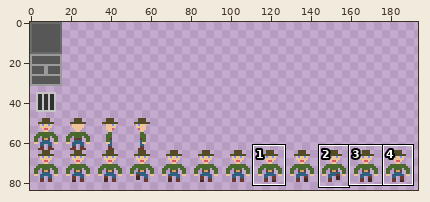
One commit to this pixel-art file: assets/images/tiles.aseprite. The picture above shows the old version from afar; the outline marks the close-up.
Close-up. Before the edit:
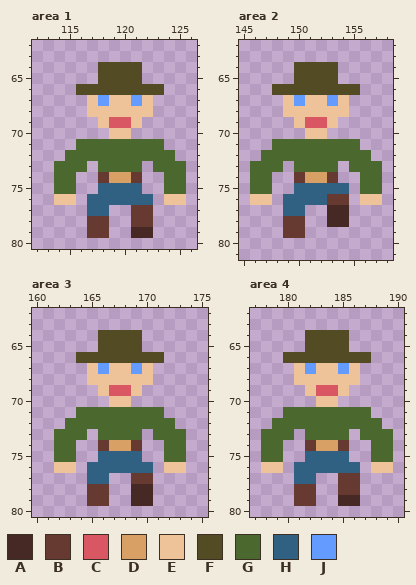
512x512 pixels, 1 frame. Shown: area 1: x 112..126, y 62..80; area 2: x 145..158, y 62..81; area 3: x 160..175, y 62..80; area 4: x 177..190, y 62..80. The wide view leaves out empty margins. The commit also changed other parts of the picture, which this record leaves out.
Palette (. is transparent): A #462924  B #663931  C #d95763  D #d9a066  E #eec39a  F #524b24  G #4b692f  H #306082  J #639bff
Pixels before, area 1, first column x 114:
64 ....FFFF....
65 ....FFFF....
66 ..FFFFFFFF..
67 ...EJEEJE...
68 ...EEEEEE...
69 ....ECCE....
70 .....EE.....
71 ..GGGGGGGG..
72 .GGGGGGGGGG.
73 GGG.GGGG.GGG
74 GG..BDDB..GG
75 GG..HHHH..GG
76 EE.HHHHHH.EE
77 ...HH..BB...
78 ...BB..BB...
79 ...BB..AA...
Pixels before, area 2, first column x 146:
64 ....FFFF....
65 ....FFFF....
66 ..FFFFFFFF..
67 ...EJEEJE...
68 ...EEEEEE...
69 ....ECCE....
70 .....EE.....
71 ..GGGGGGGG..
72 .GGGGGGGGGG.
73 GGG.GGGG.GGG
74 GG..BDDB..GG
75 GG..HHHHH.GG
76 EE.HHHHBB.EE
77 ...HH..AA...
78 ...BB..AA...
79 ...BB.......
Pixels before, area 3, first column x 162:
64 ....FFFF....
65 ....FFFF....
66 ..FFFFFFFF..
67 ...EJEEJE...
68 ...EEEEEE...
69 ....ECCE....
70 .....EE.....
71 ..GGGGGGGG..
72 .GGGGGGGGGG.
73 GGG.GGGG.GGG
74 GG..BDDB..GG
75 GG..HHHH..GG
76 EE.HHHHHH.EE
77 ...HH..BB...
78 ...BB..AA...
79 ...BB..AA...
Pixels before, area 4, first column x 178:
64 ....FFFF....
65 ....FFFF....
66 ..FFFFFFFF..
67 ...EJEEJE...
68 ...EEEEEE...
69 ....ECCE....
70 .....EE.....
71 ..GGGGGGGG..
72 .GGGGGGGGGG.
73 GGG.GGGG.GGG
74 GG..BDDB..GG
75 GG..HHHH..GG
76 EE.HHHHHH.EE
77 ...HH..BB...
78 ...BB..BB...
79 ...BB..AA...
And afterwards:
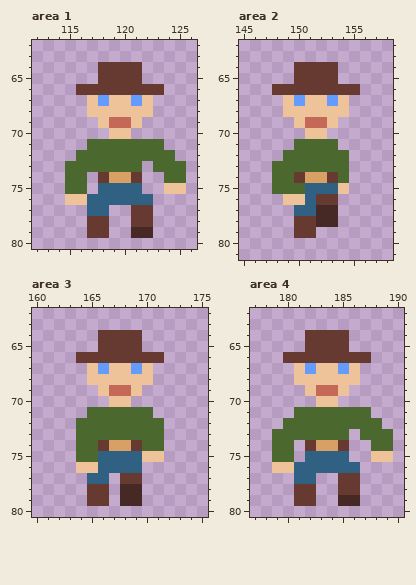
Change:
colour C: #d95763 -> #c46858
Changed rows in their new state; - is a pixel that keeps its letter.
Area 1:
first column x 116:
64 --BBBB--
65 --BBBB--
66 BBBBBBBB
first column x 114:
71 --.---------
72 -.----------
73 .--G--------
74 .-G---------
75 .-G-------EE
76 .-E-------..
Area 2:
first column x 148:
64 --BBBB--
65 --BBBB--
66 BBBBBBBB
first column x 146:
71 --..----..--
72 -..------..-
73 ..-G----G...
74 ..GG----G-..
75 ..GGG---E-..
76 ..-EE-B-.-..
77 ---.-HA-.---
78 ---.-BA-.---
79 ---.-B------
Area 3:
first column x 164:
64 --BBBB--
65 --BBBB--
66 BBBBBBBB
first column x 162:
71 --.------.--
72 -.--------.-
73 ..-G----G-..
74 ..GG----GG..
75 ..GG----EE..
76 ..EE----.-..
77 ------B-.---
78 ------A-.---
79 ------A-.---
Area 4:
first column x 180:
64 --BBBB--
65 --BBBB--
66 BBBBBBBB
first column x 178:
71 --.---------
72 -.----------
73 .--G--------
74 .-G---------
75 .-G-------EE
76 .-E-------..
Changed places in both close-ups, as pixel boxes (x1, y1, x2, y2):
changed: (54, 62, 164, 205)
changed: (164, 183, 186, 205)
changed: (250, 62, 382, 238)
changed: (54, 330, 186, 506)
changed: (261, 330, 371, 473)
changed: (371, 451, 393, 473)
